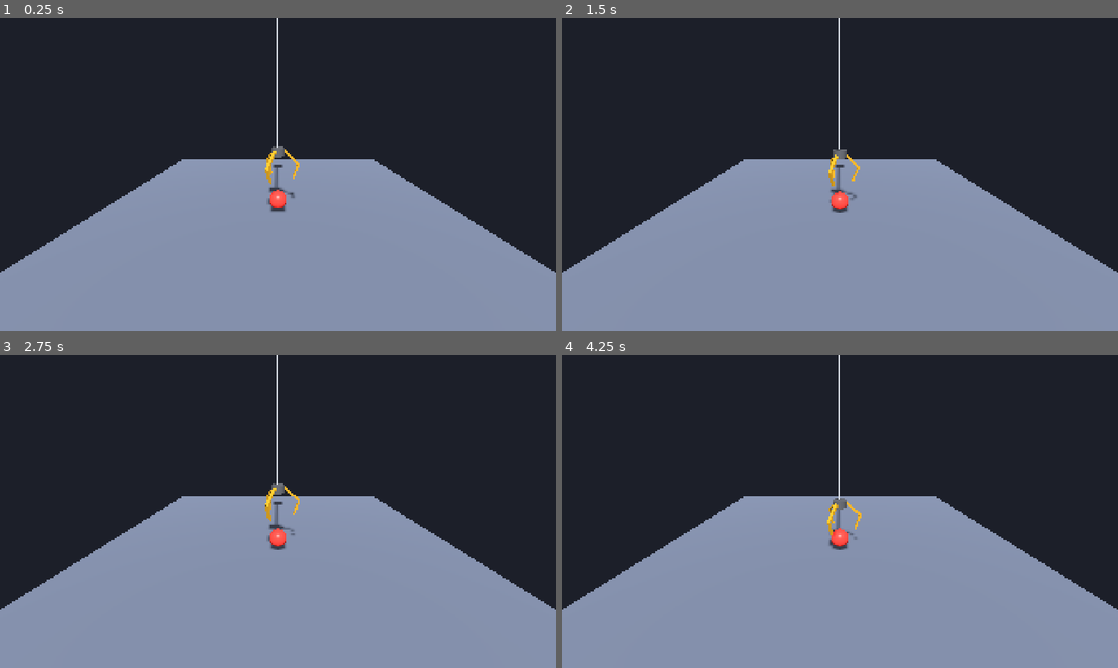
Above: before the commit, frames 1-4 (two rows, left to right).
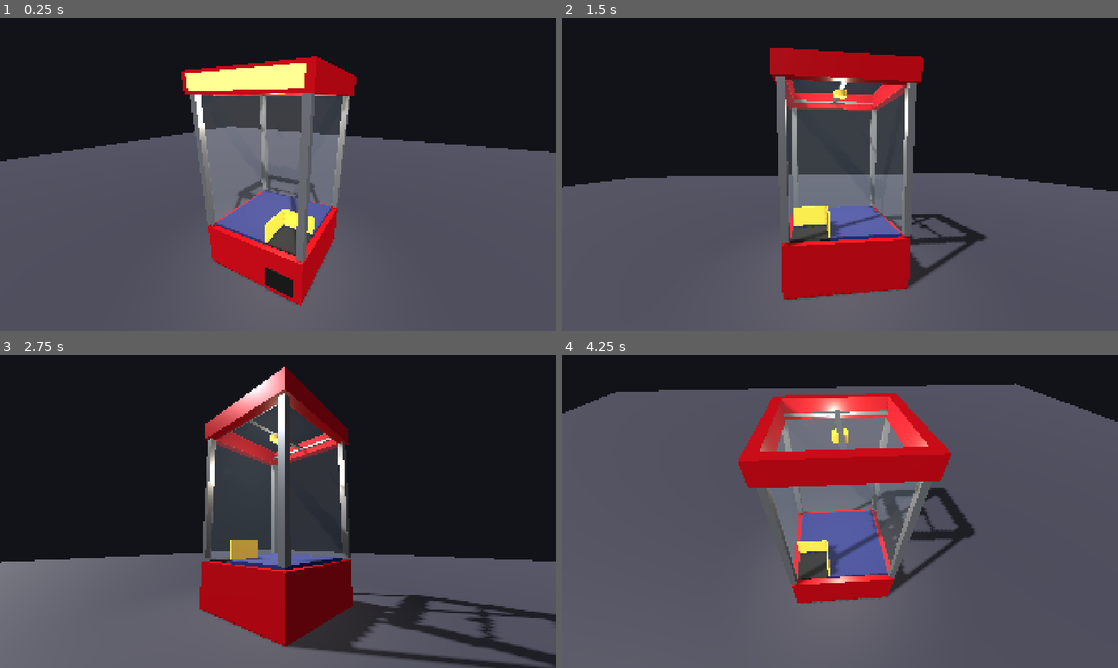
Above: after the commit, the same moments.

Repository: jdwarr3n/comp460-example-game
Game: Godot game, scene res://main.tscn
Same seed, same stepped clock (60 frames per second), same inputs: the game is played once before the commit and once after it. Before the commit the project starts from res://grip_test/grip_test.tscn.
Inputs (mouse positions are in pixels of both pictures, inside the frame that each line leads up to):
- Up to frame 1 (0.25 s): no input
- Up to frame 2 (1.5 s): tap Enter at 0.5 s; move the mouse to (962, 158) at 0.52 s; hold Right 0.53-1.28 s; tap R at 0.6 s; click (962, 158) at 0.67 s; move the mouse to (728, 190) at 1.27 s; hold Down from 1.28 s (still down); tap Space (drop, bound only before the commit) at 1.35 s; click (728, 190) at 1.42 s
- Up to frame 3 (2.75 s): tap R at 1.55, 2.1 s; move the mouse to (333, 442) at 2.02 s; release Down at 2.03 s; hold Right from 2.03 s (still down); click (333, 442) at 2.17 s
- Up to frame 4 (4.25 s): move the mouse to (812, 574) at 2.77 s; release Right at 2.78 s; hold Up 2.78-3.53 s; tap R at 2.85, 3.8 s; click (812, 574) at 2.92 s; move the mouse to (1006, 558) at 3.52 s; hold Left from 3.53 s (still down); hold Space (drop, bound only before the commit) from 3.53 s (still down); click (1006, 558) at 3.67 s

The runs differ from the first frame. In frame 1, 67% of the frame differs, in the area x 0-100%, y 0-100%; in frame 2, 59%; in frame 3, 51%; in frame 4, 88%.

Commit message:
Claw 460: Phase 1 cabinet and orbit camera, README update
Adds the cabinet with glass walls and top, rails, gantry, and prize chute, and
a camera on a sphere. The game now starts from main.tscn. The grip test stays
as a separate scene.

Co-Authored-By: Claude Opus 5.5 <noreply@anthropic.com>

Diff:
--- /dev/null
+++ b/cabinet/cabinet.tscn
@@ -0,0 +1,315 @@
+[gd_scene format=3]
+
+[sub_resource type="StandardMaterial3D" id="body_material"]
+albedo_color = Color(0.58, 0.07, 0.1, 1)
+metallic = 0.2
+roughness = 0.3
+
+[sub_resource type="StandardMaterial3D" id="metal_material"]
+albedo_color = Color(0.8, 0.82, 0.86, 1)
+metallic = 0.9
+roughness = 0.3
+
+[sub_resource type="StandardMaterial3D" id="felt_material"]
+albedo_color = Color(0.1, 0.12, 0.32, 1)
+roughness = 0.95
+
+[sub_resource type="StandardMaterial3D" id="chute_material"]
+albedo_color = Color(0.95, 0.72, 0.2, 1)
+roughness = 0.4
+
+[sub_resource type="StandardMaterial3D" id="dark_material"]
+albedo_color = Color(0.02, 0.02, 0.03, 1)
+roughness = 0.9
+
+[sub_resource type="StandardMaterial3D" id="glass_material"]
+transparency = 1
+albedo_color = Color(0.75, 0.88, 1, 0.1)
+metallic = 0.3
+roughness = 0.05
+
+[sub_resource type="StandardMaterial3D" id="marquee_material"]
+albedo_color = Color(1, 0.8, 0.25, 1)
+emission_enabled = true
+emission = Color(1, 0.72, 0.2, 1)
+emission_energy_multiplier = 1.6
+
+[sub_resource type="BoxMesh" id="mesh_0"]
+material = SubResource("body_material")
+size = Vector3(1.8, 0.75, 1.8)
+
+[sub_resource type="BoxMesh" id="mesh_1"]
+material = SubResource("felt_material")
+size = Vector3(1.05, 0.05, 1.6)
+
+[sub_resource type="BoxShape3D" id="shape_1"]
+size = Vector3(1.05, 0.05, 1.6)
+
+[sub_resource type="BoxMesh" id="mesh_2"]
+material = SubResource("felt_material")
+size = Vector3(0.55, 0.05, 1.05)
+
+[sub_resource type="BoxShape3D" id="shape_2"]
+size = Vector3(0.55, 0.05, 1.05)
+
+[sub_resource type="BoxMesh" id="mesh_3"]
+material = SubResource("dark_material")
+size = Vector3(0.55, 0.01, 0.55)
+
+[sub_resource type="BoxMesh" id="mesh_4"]
+material = SubResource("chute_material")
+size = Vector3(0.03, 0.3, 0.55)
+
+[sub_resource type="BoxShape3D" id="shape_4"]
+size = Vector3(0.03, 0.3, 0.55)
+
+[sub_resource type="BoxMesh" id="mesh_5"]
+material = SubResource("chute_material")
+size = Vector3(0.55, 0.3, 0.03)
+
+[sub_resource type="BoxShape3D" id="shape_5"]
+size = Vector3(0.55, 0.3, 0.03)
+
+[sub_resource type="BoxMesh" id="mesh_6"]
+material = SubResource("metal_material")
+size = Vector3(0.1, 2.1, 0.1)
+
+[sub_resource type="BoxMesh" id="mesh_7"]
+material = SubResource("metal_material")
+size = Vector3(0.1, 2.1, 0.1)
+
+[sub_resource type="BoxMesh" id="mesh_8"]
+material = SubResource("metal_material")
+size = Vector3(0.1, 2.1, 0.1)
+
+[sub_resource type="BoxMesh" id="mesh_9"]
+material = SubResource("metal_material")
+size = Vector3(0.1, 2.1, 0.1)
+
+[sub_resource type="BoxMesh" id="mesh_10"]
+material = SubResource("body_material")
+size = Vector3(1.9, 0.3, 0.15)
+
+[sub_resource type="BoxMesh" id="mesh_11"]
+material = SubResource("body_material")
+size = Vector3(1.9, 0.3, 0.15)
+
+[sub_resource type="BoxMesh" id="mesh_12"]
+material = SubResource("body_material")
+size = Vector3(0.15, 0.3, 1.6)
+
+[sub_resource type="BoxMesh" id="mesh_13"]
+material = SubResource("body_material")
+size = Vector3(0.15, 0.3, 1.6)
+
+[sub_resource type="BoxMesh" id="mesh_14"]
+material = SubResource("glass_material")
+size = Vector3(1.6, 0.02, 1.6)
+
+[sub_resource type="BoxShape3D" id="shape_14"]
+size = Vector3(1.6, 0.02, 1.6)
+
+[sub_resource type="BoxMesh" id="mesh_15"]
+material = SubResource("metal_material")
+size = Vector3(0.04, 0.04, 1.6)
+
+[sub_resource type="BoxMesh" id="mesh_16"]
+material = SubResource("metal_material")
+size = Vector3(0.04, 0.04, 1.6)
+
+[sub_resource type="BoxMesh" id="mesh_17"]
+material = SubResource("metal_material")
+size = Vector3(1.48, 0.05, 0.07)
+
+[sub_resource type="BoxMesh" id="mesh_18"]
+material = SubResource("chute_material")
+size = Vector3(0.2, 0.1, 0.2)
+
+[sub_resource type="BoxMesh" id="mesh_19"]
+material = SubResource("marquee_material")
+size = Vector3(1.7, 0.22, 0.01)
+
+[sub_resource type="BoxMesh" id="mesh_20"]
+material = SubResource("glass_material")
+size = Vector3(1.6, 2.1, 0.02)
+
+[sub_resource type="BoxShape3D" id="shape_20"]
+size = Vector3(1.6, 2.1, 0.02)
+
+[sub_resource type="BoxMesh" id="mesh_21"]
+material = SubResource("glass_material")
+size = Vector3(1.6, 2.1, 0.02)
+
+[sub_resource type="BoxShape3D" id="shape_21"]
+size = Vector3(1.6, 2.1, 0.02)
+
+[sub_resource type="BoxMesh" id="mesh_22"]
+material = SubResource("glass_material")
+size = Vector3(0.02, 2.1, 1.6)
+
+[sub_resource type="BoxShape3D" id="shape_22"]
+size = Vector3(0.02, 2.1, 1.6)
+
+[sub_resource type="BoxMesh" id="mesh_23"]
+material = SubResource("glass_material")
+size = Vector3(0.02, 2.1, 1.6)
+
+[sub_resource type="BoxShape3D" id="shape_23"]
+size = Vector3(0.02, 2.1, 1.6)
+
+[sub_resource type="BoxMesh" id="mesh_24"]
+material = SubResource("dark_material")
+size = Vector3(0.5, 0.35, 0.01)
+
+[node name="Cabinet" type="Node3D"]
+
+[node name="Base" type="MeshInstance3D" parent="."]
+transform = Transform3D(1, 0, 0, 0, 1, 0, 0, 0, 1, 0, -0.425, 0)
+mesh = SubResource("mesh_0")
+
+[node name="FloorMain" type="StaticBody3D" parent="."]
+transform = Transform3D(1, 0, 0, 0, 1, 0, 0, 0, 1, -0.275, -0.025, 0)
+
+[node name="Mesh" type="MeshInstance3D" parent="FloorMain"]
+mesh = SubResource("mesh_1")
+
+[node name="Collision" type="CollisionShape3D" parent="FloorMain"]
+shape = SubResource("shape_1")
+
+[node name="FloorSide" type="StaticBody3D" parent="."]
+transform = Transform3D(1, 0, 0, 0, 1, 0, 0, 0, 1, 0.525, -0.025, -0.275)
+
+[node name="Mesh" type="MeshInstance3D" parent="FloorSide"]
+mesh = SubResource("mesh_2")
+
+[node name="Collision" type="CollisionShape3D" parent="FloorSide"]
+shape = SubResource("shape_2")
+
+[node name="ChuteHole" type="MeshInstance3D" parent="."]
+transform = Transform3D(1, 0, 0, 0, 1, 0, 0, 0, 1, 0.525, -0.04, 0.525)
+mesh = SubResource("mesh_3")
+
+[node name="ChuteWallA" type="StaticBody3D" parent="."]
+transform = Transform3D(1, 0, 0, 0, 1, 0, 0, 0, 1, 0.25, 0.15, 0.525)
+
+[node name="Mesh" type="MeshInstance3D" parent="ChuteWallA"]
+mesh = SubResource("mesh_4")
+
+[node name="Collision" type="CollisionShape3D" parent="ChuteWallA"]
+shape = SubResource("shape_4")
+
+[node name="ChuteWallB" type="StaticBody3D" parent="."]
+transform = Transform3D(1, 0, 0, 0, 1, 0, 0, 0, 1, 0.525, 0.15, 0.25)
+
+[node name="Mesh" type="MeshInstance3D" parent="ChuteWallB"]
+mesh = SubResource("mesh_5")
+
+[node name="Collision" type="CollisionShape3D" parent="ChuteWallB"]
+shape = SubResource("shape_5")
+
+[node name="PillarFL" type="MeshInstance3D" parent="."]
+transform = Transform3D(1, 0, 0, 0, 1, 0, 0, 0, 1, -0.85, 1.05, 0.85)
+mesh = SubResource("mesh_6")
+
+[node name="PillarFR" type="MeshInstance3D" parent="."]
+transform = Transform3D(1, 0, 0, 0, 1, 0, 0, 0, 1, 0.85, 1.05, 0.85)
+mesh = SubResource("mesh_7")
+
+[node name="PillarBL" type="MeshInstance3D" parent="."]
+transform = Transform3D(1, 0, 0, 0, 1, 0, 0, 0, 1, -0.85, 1.05, -0.85)
+mesh = SubResource("mesh_8")
+
+[node name="PillarBR" type="MeshInstance3D" parent="."]
+transform = Transform3D(1, 0, 0, 0, 1, 0, 0, 0, 1, 0.85, 1.05, -0.85)
+mesh = SubResource("mesh_9")
+
+[node name="RimFront" type="MeshInstance3D" parent="."]
+transform = Transform3D(1, 0, 0, 0, 1, 0, 0, 0, 1, 0, 2.25, 0.875)
+mesh = SubResource("mesh_10")
+
+[node name="RimBack" type="MeshInstance3D" parent="."]
+transform = Transform3D(1, 0, 0, 0, 1, 0, 0, 0, 1, 0, 2.25, -0.875)
+mesh = SubResource("mesh_11")
+
+[node name="RimLeft" type="MeshInstance3D" parent="."]
+transform = Transform3D(1, 0, 0, 0, 1, 0, 0, 0, 1, -0.875, 2.25, 0)
+mesh = SubResource("mesh_12")
+
+[node name="RimRight" type="MeshInstance3D" parent="."]
+transform = Transform3D(1, 0, 0, 0, 1, 0, 0, 0, 1, 0.875, 2.25, 0)
+mesh = SubResource("mesh_13")
+
+[node name="GlassTop" type="StaticBody3D" parent="."]
+transform = Transform3D(1, 0, 0, 0, 1, 0, 0, 0, 1, 0, 2.39, 0)
+
+[node name="Mesh" type="MeshInstance3D" parent="GlassTop"]
+mesh = SubResource("mesh_14")
+
+[node name="Collision" type="CollisionShape3D" parent="GlassTop"]
+shape = SubResource("shape_14")
+
+[node name="RailLeft" type="MeshInstance3D" parent="."]
+transform = Transform3D(1, 0, 0, 0, 1, 0, 0, 0, 1, -0.72, 2.2, 0)
+mesh = SubResource("mesh_15")
+
+[node name="RailRight" type="MeshInstance3D" parent="."]
+transform = Transform3D(1, 0, 0, 0, 1, 0, 0, 0, 1, 0.72, 2.2, 0)
+mesh = SubResource("mesh_16")
+
+[node name="Gantry" type="MeshInstance3D" parent="."]
+transform = Transform3D(1, 0, 0, 0, 1, 0, 0, 0, 1, 0, 2.23, 0)
+mesh = SubResource("mesh_17")
+
+[node name="Carriage" type="MeshInstance3D" parent="."]
+transform = Transform3D(1, 0, 0, 0, 1, 0, 0, 0, 1, 0, 2.17, 0)
+mesh = SubResource("mesh_18")
+
+[node name="Marquee" type="MeshInstance3D" parent="."]
+transform = Transform3D(1, 0, 0, 0, 1, 0, 0, 0, 1, 0, 2.25, 0.96)
+mesh = SubResource("mesh_19")
+
+[node name="GlassFront" type="StaticBody3D" parent="."]
+transform = Transform3D(1, 0, 0, 0, 1, 0, 0, 0, 1, 0, 1.05, 0.8)
+
+[node name="Mesh" type="MeshInstance3D" parent="GlassFront"]
+mesh = SubResource("mesh_20")
+
+[node name="Collision" type="CollisionShape3D" parent="GlassFront"]
+shape = SubResource("shape_20")
+
+[node name="GlassBack" type="StaticBody3D" parent="."]
+transform = Transform3D(1, 0, 0, 0, 1, 0, 0, 0, 1, 0, 1.05, -0.8)
+
+[node name="Mesh" type="MeshInstance3D" parent="GlassBack"]
+mesh = SubResource("mesh_21")
+
+[node name="Collision" type="CollisionShape3D" parent="GlassBack"]
+shape = SubResource("shape_21")
+
+[node name="GlassLeft" type="StaticBody3D" parent="."]
+transform = Transform3D(1, 0, 0, 0, 1, 0, 0, 0, 1, -0.8, 1.05, 0)
+
+[node name="Mesh" type="MeshInstance3D" parent="GlassLeft"]
+mesh = SubResource("mesh_22")
+
+[node name="Collision" type="CollisionShape3D" parent="GlassLeft"]
+shape = SubResource("shape_22")
+
+[node name="GlassRight" type="StaticBody3D" parent="."]
+transform = Transform3D(1, 0, 0, 0, 1, 0, 0, 0, 1, 0.8, 1.05, 0)
+
+[node name="Mesh" type="MeshInstance3D" parent="GlassRight"]
+mesh = SubResource("mesh_23")
+
+[node name="Collision" type="CollisionShape3D" parent="GlassRight"]
+shape = SubResource("shape_23")
+
+[node name="PrizeDoor" type="MeshInstance3D" parent="."]
+transform = Transform3D(1, 0, 0, 0, 1, 0, 0, 0, 1, 0.525, -0.55, 0.905)
+mesh = SubResource("mesh_24")
+
+[node name="InnerLight" type="OmniLight3D" parent="."]
+transform = Transform3D(1, 0, 0, 0, 1, 0, 0, 0, 1, 0, 1.9, 0)
+light_color = Color(1, 0.93, 0.82, 1)
+light_energy = 1.6
+omni_range = 4.0
--- /dev/null
+++ b/camera/orbit_camera.gd
@@ -0,0 +1,46 @@
+extends Camera3D
+# A camera on a sphere around the cabinet. Arrow keys change longitude and latitude, and
+# the mouse wheel changes the sphere's radius.
+
+@export var target := Vector3(0, 0.8, 0) ## The point the camera looks at.
+@export var longitude := 30.0 ## Degrees around the cabinet.
+@export var latitude := 20.0 ## Degrees above the horizon.
+@export var radius := 3.6 ## Distance from the target.
+@export var turn_speed := 70.0 ## Degrees per second.
+@export var zoom_step := 0.3 ## Radius change per wheel click.
+@export var min_latitude := -8.0 ## Keeps the camera above the floor.
+@export var max_latitude := 80.0 ## Keeps the camera from flipping over the top.
+@export var min_radius := 2.6
+@export var max_radius := 9.0
+
+
+func _ready() -> void:
+	_update_position()
+
+
+func _process(delta: float) -> void:
+	if Input.is_physical_key_pressed(KEY_LEFT):
+		longitude -= turn_speed * delta
+	if Input.is_physical_key_pressed(KEY_RIGHT):
+		longitude += turn_speed * delta
+	if Input.is_physical_key_pressed(KEY_UP):
+		latitude += turn_speed * delta
+	if Input.is_physical_key_pressed(KEY_DOWN):
+		latitude -= turn_speed * delta
+	latitude = clampf(latitude, min_latitude, max_latitude)
+	_update_position()
+
+
+func _unhandled_input(event: InputEvent) -> void:
+	if event is InputEventMouseButton and event.pressed:
+		if event.button_index == MOUSE_BUTTON_WHEEL_UP:
+			radius = maxf(radius - zoom_step, min_radius)
+		elif event.button_index == MOUSE_BUTTON_WHEEL_DOWN:
+			radius = minf(radius + zoom_step, max_radius)
+
+
+func _update_position() -> void:
+	var lon := deg_to_rad(longitude)
+	var lat := deg_to_rad(latitude)
+	position = target + radius * Vector3(cos(lat) * sin(lon), sin(lat), cos(lat) * cos(lon))
+	look_at(target)
--- /dev/null
+++ b/main.tscn
@@ -0,0 +1,45 @@
+[gd_scene format=3]
+
+[ext_resource type="PackedScene" path="res://cabinet/cabinet.tscn" id="cabinet"]
+[ext_resource type="Script" path="res://camera/orbit_camera.gd" id="camera"]
+
+[sub_resource type="Environment" id="env"]
+background_mode = 1
+background_color = Color(0.07, 0.07, 0.1, 1)
+ambient_light_source = 2
+ambient_light_color = Color(1, 1, 1, 1)
+ambient_light_energy = 0.4
+
+[sub_resource type="StandardMaterial3D" id="room_material"]
+albedo_color = Color(0.2, 0.2, 0.24, 1)
+roughness = 0.7
+
+[sub_resource type="BoxMesh" id="room_mesh"]
+material = SubResource("room_material")
+size = Vector3(30, 0.1, 30)
+
+[sub_resource type="BoxShape3D" id="room_shape"]
+size = Vector3(30, 0.1, 30)
+
+[node name="Main" type="Node3D"]
+
+[node name="WorldEnvironment" type="WorldEnvironment" parent="."]
+environment = SubResource("env")
+
+[node name="Sun" type="DirectionalLight3D" parent="."]
+transform = Transform3D(0.866, -0.354, 0.354, 0, 0.707, 0.707, -0.5, -0.612, 0.612, 0, 5, 0)
+shadow_enabled = true
+
+[node name="RoomFloor" type="StaticBody3D" parent="."]
+transform = Transform3D(1, 0, 0, 0, 1, 0, 0, 0, 1, 0, -0.85, 0)
+
+[node name="Mesh" type="MeshInstance3D" parent="RoomFloor"]
+mesh = SubResource("room_mesh")
+
+[node name="Collision" type="CollisionShape3D" parent="RoomFloor"]
+shape = SubResource("room_shape")
+
+[node name="Cabinet" parent="." instance=ExtResource("cabinet")]
+
+[node name="Camera" type="Camera3D" parent="."]
+script = ExtResource("camera")
--- a/project.godot
+++ b/project.godot
@@ -11,7 +11,7 @@
 [application]
 
 config/name="Claw 460"
-run/main_scene="res://grip_test/grip_test.tscn"
+run/main_scene="res://main.tscn"
 config/features=PackedStringArray("4.7", "Forward Plus")
 
 [display]
Not shown, added: camera/orbit_camera.gd.uid
Not shown, changed: notes/claw-design.md
Not shown, changed: notes/claw-plan.md
